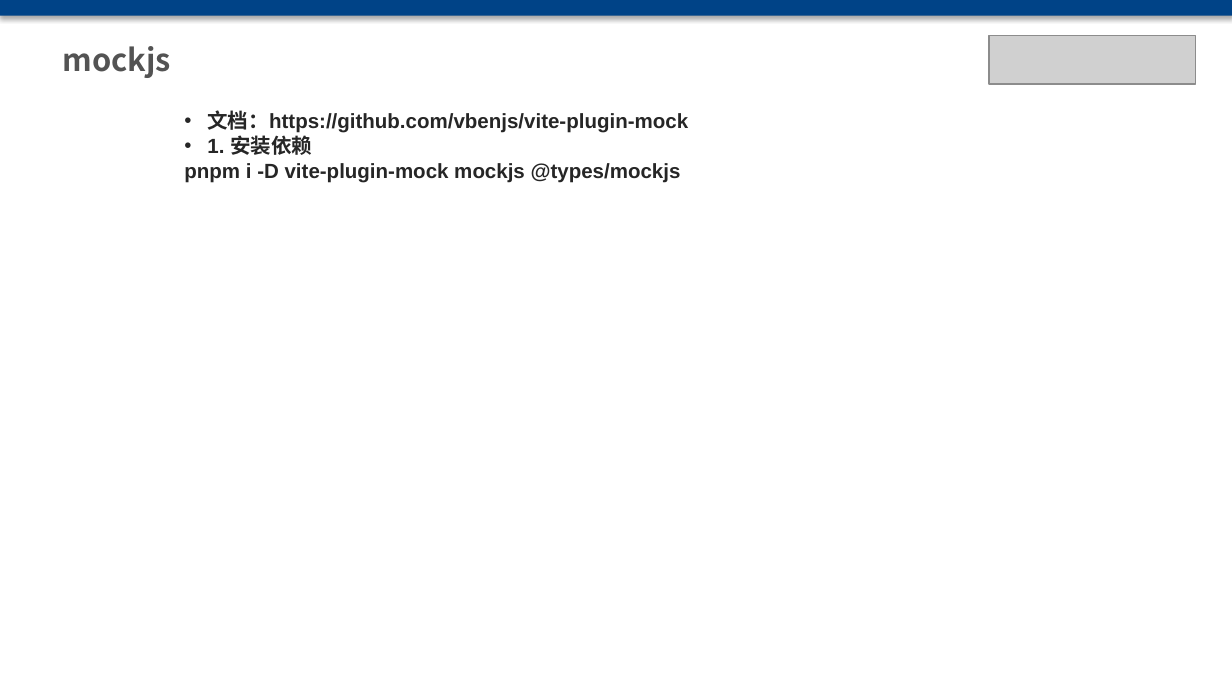
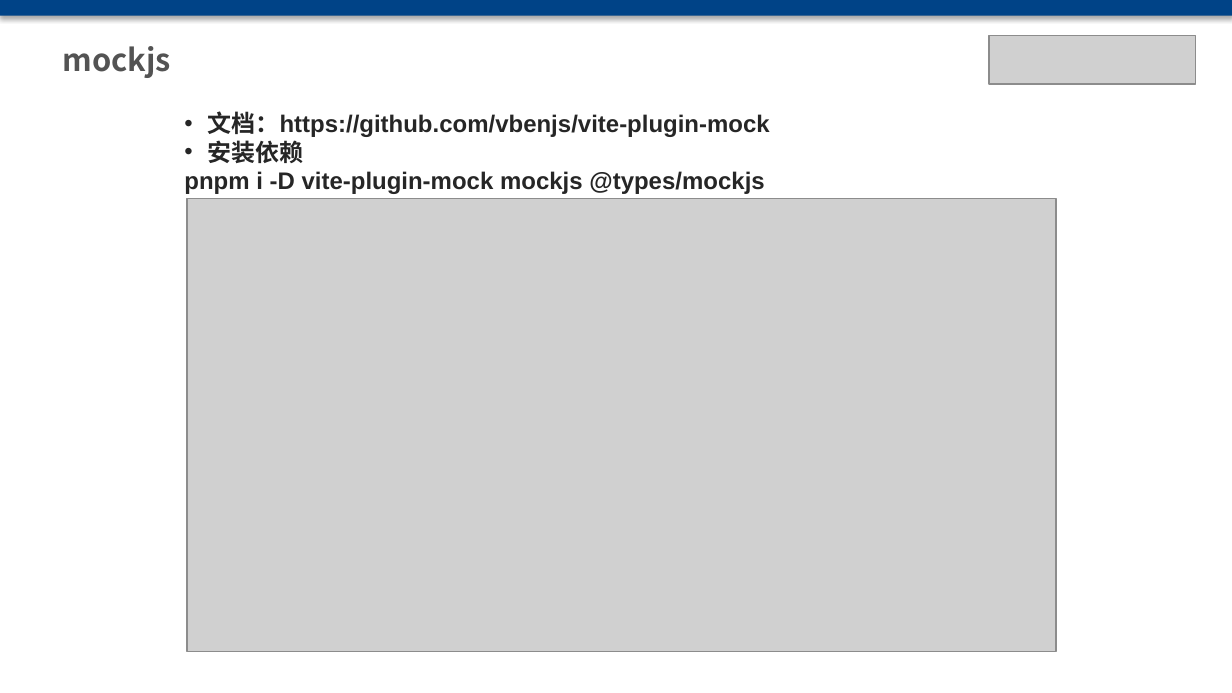
Before and after one commit to chxxx/vue3-antd, a slide deck: slide 32 of public/vue3 antdesign.pptx (slide 33 before the commit). Drawn at 1232x693 pixels with LibreOffice and Linux fonts; fonts in the diff are those of the drawing; grey boxes stand for pictures. Boxes give left, top, right and bottom in pixels: in the first picture for what was removed or moved away, otherwise in the second. Text is boxed around its words. In the diff, an @@ line names an element or a change of style, - is before the commit and + after.

```diff
--- a/public/vue3 antdesign.pptx
+++ b/public/vue3 antdesign.pptx
@@ text at <box>184,111,769,194</box>: size 12 to 14 pt @@
@@ text at <box>207,140,303,163</box>: text changed; size 12 to 14 pt @@
-• 1. 安装依赖
+• 安装依赖
@@ picture added at <box>187,198,1056,652</box> @@
```
Also in this commit, not shown: 2 other slides changed, 3 slides added, 3 slides removed, 22 other files.
